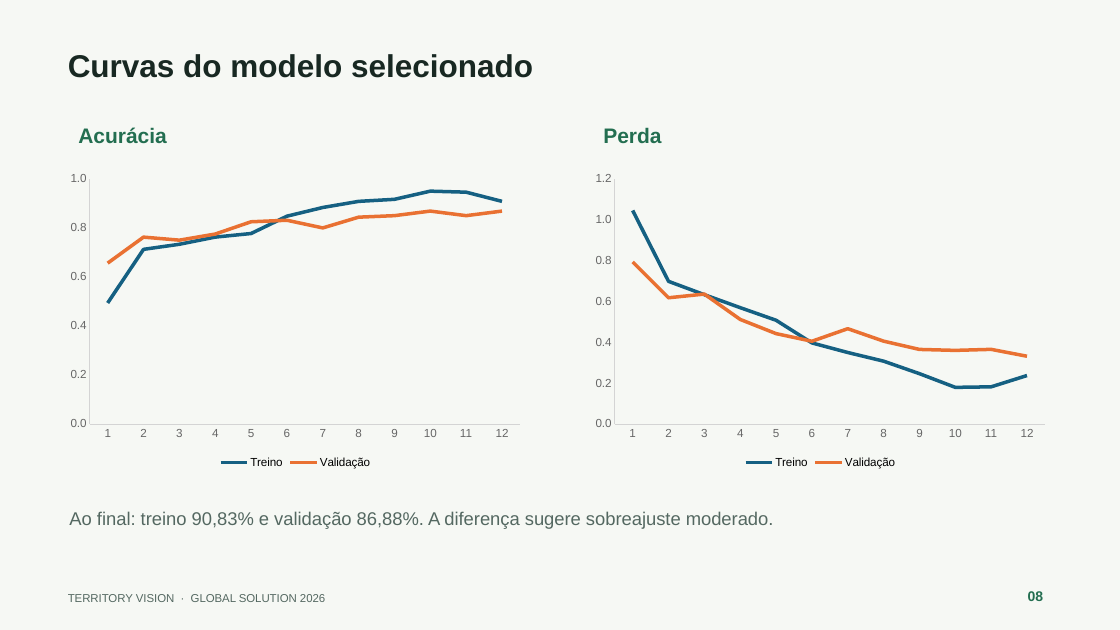
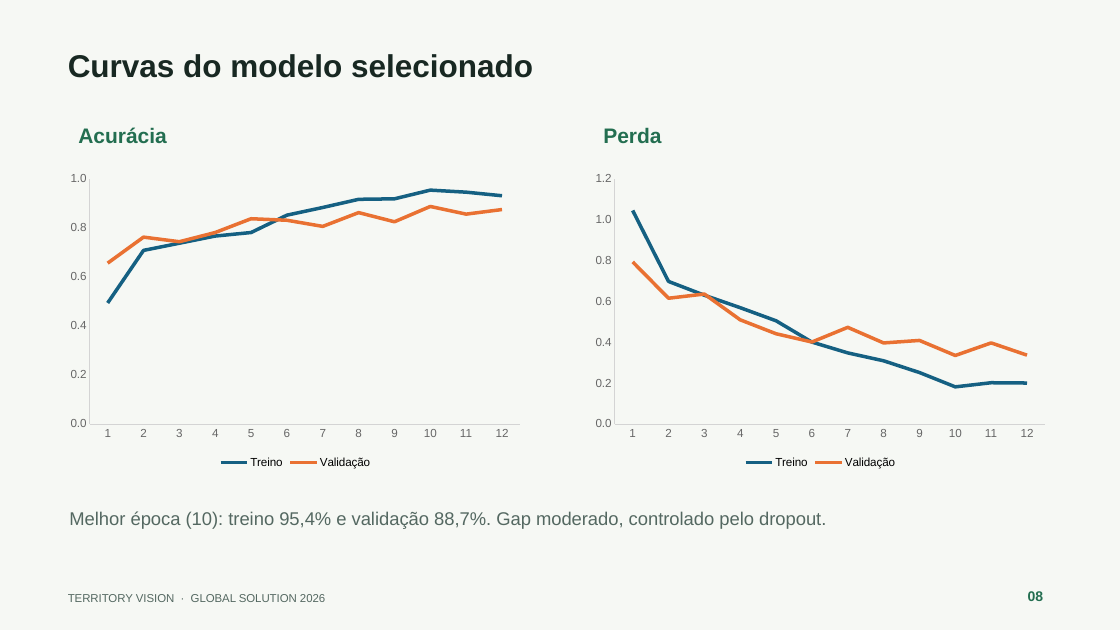
Before and after one commit to JoaoVictorAAbreu-Dev/gs-2026-cnn, a slide deck: slide 8 of docs/Territory_Vision_Apresentacao_Final.pptx. Drawn at 1120x630 pixels with LibreOffice and Linux fonts; fonts in the diff are those of the drawing. Boxes give left, top, right and bottom in pixels: in the first picture for what was removed or moved away, otherwise in the second. Text is boxed around its words. In the diff, an @@ line names an element or a change of style, - is before the commit and + after.

```diff
--- a/docs/Territory_Vision_Apresentacao_Final.pptx
+++ b/docs/Territory_Vision_Apresentacao_Final.pptx
@@ line chart at bbox=[61, 166, 529, 473] @@
-Treino: 0.49, 0.71, 0.73, 0.76, 0.78, 0.85, 0.88, 0.91, 0.92, 0.95, 0.95, 0.91
+Treino: 0.49, 0.71, 0.74, 0.77, 0.78, 0.85, 0.88, 0.92, 0.92, 0.95, 0.95, 0.93
-Validação: 0.66, 0.76, 0.75, 0.78, 0.82, 0.83, 0.8, 0.84, 0.85, 0.87, 0.85, 0.87
+Validação: 0.66, 0.76, 0.74, 0.78, 0.84, 0.83, 0.81, 0.86, 0.82, 0.89, 0.86, 0.88
@@ line chart at bbox=[586, 166, 1054, 473] @@
@@ Treino, 11: 0.18 to 0.2 @@
@@ Treino, 12: 0.24 to 0.2 @@
-Validação: 0.79, 0.62, 0.64, 0.51, 0.44, 0.4, 0.47, 0.41, 0.36, 0.36, 0.37, 0.33
+Validação: 0.79, 0.62, 0.64, 0.51, 0.44, 0.4, 0.47, 0.4, 0.41, 0.34, 0.4, 0.34
@@ text at bbox=[69, 511, 826, 529]: text changed @@
-Ao final: treino 90,83% e validação 86,88%. A diferença sugere sobreajuste moderado.
+Melhor época (10): treino 95,4% e validação 88,7%. Gap moderado, controlado pelo dropout.
```
Also in this commit, not shown: 6 other slides changed, 12 other files.
